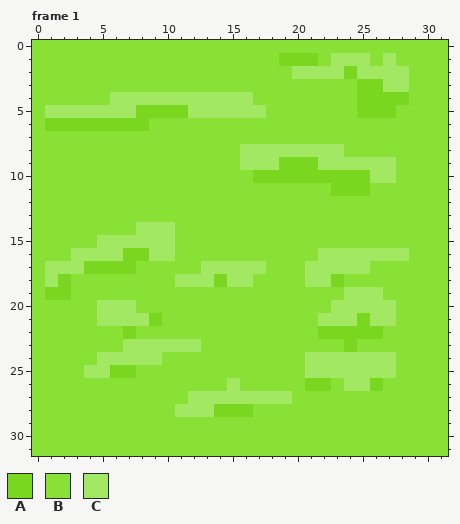
Two versions of one pixel-art file, Sprites/TileMap.aseprite. The first picture shows the starting point.
32x32 pixels, 10 frames. Colours within 5 levels of each other are drawn and written as one. Shown: frame 1. The commit also changed other frames, which this record leaves out.
Palette (. is transparent): A #7ad720  B #89e135  C #a3e862
Once edited:
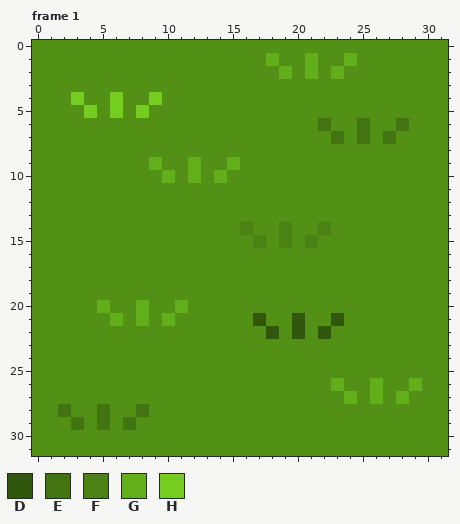
Colours new in this view: D #31570d  E #427412  F #4a8314  G #63af1b  H #74cd1f
Difference:
Colour B changes from #89e135 to #529116.
Frame 1:
Colour B replaces colour A in row 1 at x 19 to 20; in row 2 at x 24; in row 3 at x 25 to 26; in row 4 at x 25 to 28; in row 5 at x 9 to 11 and 25 to 27; in row 6 at x 1 to 8.
Colour B replaces colour A in row 9 at x 19 to 21; in row 10 at x 17 to 25; in row 11 at x 23 to 25; in row 16 at x 7 to 8; in row 17 at x 4 to 7; in row 18 at x 2, 14 and 23.
Colour B replaces colour A in row 19 at x 1 to 2; in row 21 at x 9 and 25; in row 22 at x 7 and 23 to 26; in row 23 at x 24; in row 25 at x 6 to 7; in row 26 at x 21 to 22.
Colour B replaces colour A in row 28 at x 14 to 16.
Colour B replaces colour C in row 1 at x 23, 25 and 27; in row 2 at x 20, 22 and 25 to 28; in row 3 at x 27 to 28; in row 4 at x 7 to 8 and 10 to 16; in row 5 at x 1 to 3, 5, 7 and 12 to 17; in row 8 at x 16 to 23.
Colour B replaces colour C in row 9 at x 16 to 18 and 22 to 27; in row 10 at x 26 to 27; in row 14 at x 8 to 10; in row 15 at x 5 to 10; in row 16 at x 3 to 6, 9 to 10 and 22 to 28; in row 17 at x 1 to 3, 13 to 17 and 21 to 25.
Colour B replaces colour C in row 18 at x 1, 11 to 13, 15 to 16 and 21 to 22; in row 19 at x 24 to 26; in row 20 at x 6 to 7 and 23 to 27; in row 21 at x 5, 7, 22, 24 and 26 to 27; in row 23 at x 7 to 12; in row 24 at x 5 to 9 and 21 to 27.
Colour B replaces colour C in row 25 at x 4 to 5 and 21 to 27; in row 26 at x 15 and 24 to 25; in row 27 at x 12 to 19; in row 28 at x 11 to 13.
Colour D replaces colour A in row 22 at x 22.
Colour D replaces colour B in row 21 at x 17 and 20; in row 22 at x 18 and 20.
Colour D replaces colour C in row 21 at x 23.
Colour E replaces colour B in row 6 at x 22, 25 and 28; in row 7 at x 23, 25 and 27; in row 28 at x 2, 5 and 8; in row 29 at x 3, 5 and 7.
Colour F replaces colour B in row 14 at x 16, 19 and 22; in row 15 at x 17, 19 and 21.
Colour G replaces colour A in row 1 at x 21; in row 26 at x 26.
Colour G replaces colour B in row 1 at x 18; in row 2 at x 19; in row 9 at x 9, 12 and 15; in row 10 at x 10, 12 and 14; in row 20 at x 8 and 11; in row 21 at x 10.
Colour G replaces colour B in row 26 at x 23 and 29; in row 27 at x 24, 26 and 28.
Colour G replaces colour C in row 1 at x 24; in row 2 at x 21 and 23; in row 20 at x 5; in row 21 at x 6 and 8.
Colour H replaces colour A in row 5 at x 8.
Colour H replaces colour B in row 4 at x 3.
Colour H replaces colour C in row 4 at x 6 and 9; in row 5 at x 4 and 6.
Changed places in both pictures, as pixel boxes (x1, y1, x2, y2):
changed: (32, 40, 448, 456)
